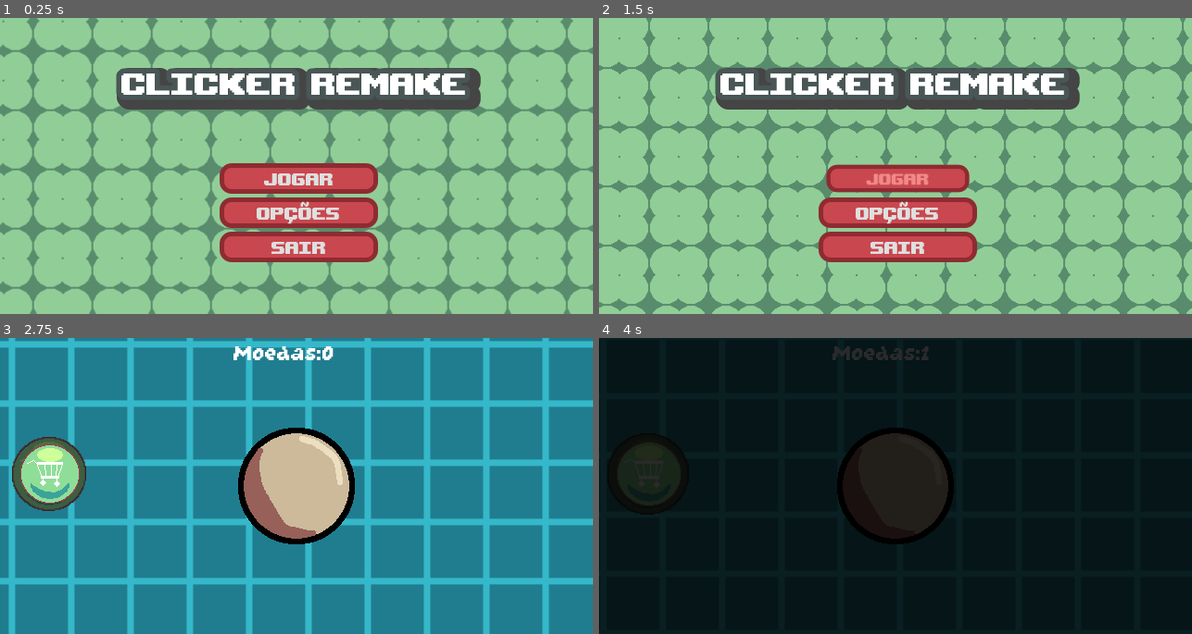
Above: before the commit, frames 1-4 (two rows, left to right).
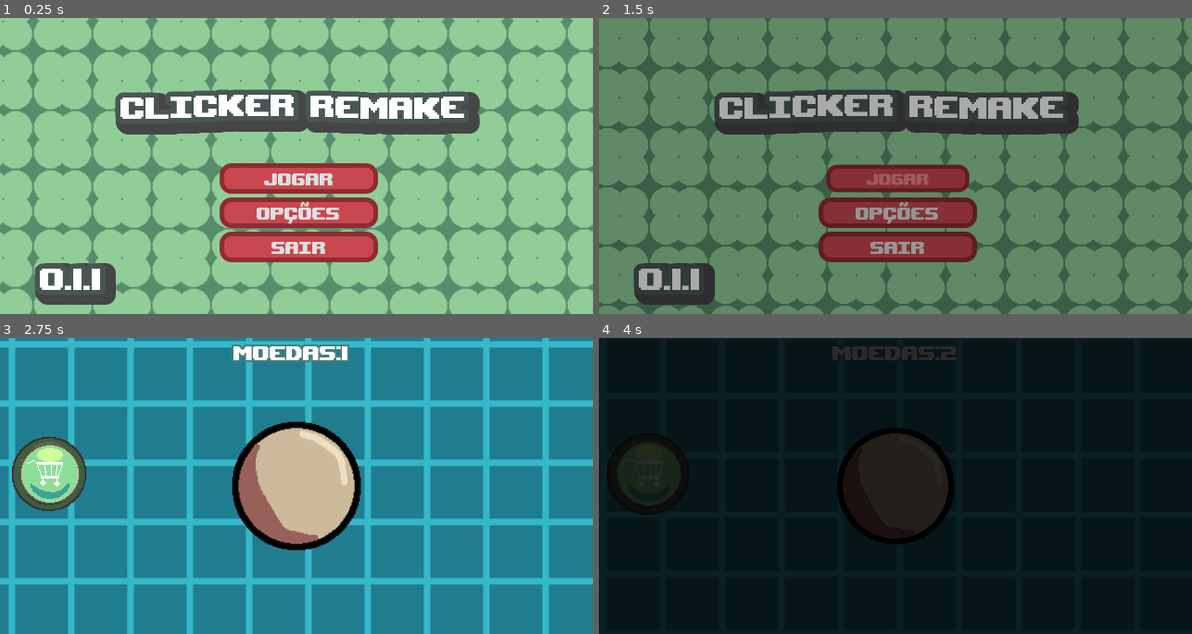
Above: after the commit, the same moments.

Repository: NormyNaoExiste/clicker-remake
Game: Godot game, scene res://Cenas/menu_principal.tscn
Two runs of this game, one before a commit and one after it. Both use one fixed random seed, a clock stepped at 60 frames per second and the inputs below. Before the commit the project has no main scene; this scene is started directly in both runs.
Inputs (mouse positions are in pixels of both pictures, inside the frame that each line leads up to):
- Up to frame 1 (0.25 s): no input
- Up to frame 2 (1.5 s): click "Opções" at 0.5 s; click "Jogar" at 1.25 s
- Up to frame 3 (2.75 s): click (296, 497) at 2 s, where only the run before the commit has a clickable "Jogar"
- Up to frame 4 (4 s): click (895, 486) at 2.75 s; click (646, 474) at 3.5 s

The runs differ from the first frame. In frame 1, 14% of the frame differs, in the area x 5-82%, y 16-97%; in frame 2, 98%, in the area x 0-100%, y 0-100%; in frame 3, 4.0%; in frame 4, 0.4%.

Commit message:
Arrumei a p*** toda

Diff:
--- a/Cenas/jogo.tscn
+++ b/Cenas/jogo.tscn
@@ -6,7 +6,7 @@
 [ext_resource type="Texture2D" uid="uid://dsfucvfv66g6d" path="res://Assets/Shop.png" id="2_03mvh"]
 [ext_resource type="Texture2D" uid="uid://dxnj4xag1srn" path="res://Assets/TiledShaderBG.png" id="2_reiul"]
 [ext_resource type="Script" uid="uid://dvjboovdtakrw" path="res://Scripts/Módulos/TextureButtonModule.gd" id="5_xmmbr"]
-[ext_resource type="FontFile" uid="uid://ha7fphex75yq" path="res://Fontes/GrapeSoda.ttf" id="7_p2wm8"]
+[ext_resource type="FontFile" uid="uid://hovjmv3j7rtg" path="res://Fontes/upheavtt.ttf" id="7_0ekxr"]
 [ext_resource type="PackedScene" uid="uid://bhaxgpb7g1kec" path="res://Cenas/shop_menu.tscn" id="8_p2wm8"]
 [ext_resource type="Script" uid="uid://bs4axo3iyohki" path="res://Scripts/Módulos/ShopUpgradeModule.gd" id="9_r4inx"]
 [ext_resource type="PackedScene" uid="uid://c1d21pv3a3lxf" path="res://Cenas/fade.tscn" id="10_0iqwg"]
@@ -19,8 +19,10 @@
 shader_parameter/direction = 0.1
 
 [sub_resource type="LabelSettings" id="LabelSettings_r4inx"]
-font = ExtResource("7_p2wm8")
+font = ExtResource("7_0ekxr")
 font_size = 30
+outline_size = 8
+outline_color = Color(0.28252545, 0.49561065, 0.47621107, 1)
 
 [node name="Jogo" type="Control" unique_id=1654170905]
 layout_mode = 3
@@ -96,6 +98,7 @@
 metadata/_edit_use_anchors_ = true
 
 [node name="ShopMenu" parent="." unique_id=1088958588 instance=ExtResource("8_p2wm8")]
+visible = false
 layout_mode = 1
 
 [node name="ShopSideButtons" type="VBoxContainer" parent="ShopMenu" unique_id=954783632]
--- a/Cenas/menu_principal.tscn
+++ b/Cenas/menu_principal.tscn
@@ -58,22 +58,28 @@
 texture = ExtResource("2_qa2y2")
 stretch_mode = 1
 
-[node name="RichTextLabel" type="Label" parent="." unique_id=1730865176]
+[node name="RichTextLabel" type="RichTextLabel" parent="." unique_id=1169043143]
 texture_filter = 1
 layout_mode = 1
 anchors_preset = -1
-anchor_left = 0.20500001
-anchor_top = 0.15300001
-anchor_right = 0.78900003
-anchor_bottom = 0.28100002
+anchor_left = 0.14406252
+anchor_top = 0.23112503
+anchor_right = 0.848375
+anchor_bottom = 0.45312506
 offset_left = -0.2000122
 offset_top = 0.0399971
 offset_right = 0.039978027
-offset_bottom = 0.0799942
+offset_bottom = -1.5258789e-05
 grow_horizontal = 2
 grow_vertical = 2
-text = "CLICKER REMAKE"
-label_settings = ExtResource("4_qb56n")
+theme_override_colors/font_outline_color = Color(0.28627452, 0.3372549, 0.33333334, 1)
+theme_override_colors/font_shadow_color = Color(0.27058825, 0.27058825, 0.27058825, 1)
+theme_override_constants/shadow_outline_size = 44
+theme_override_constants/shadow_offset_x = 6
+theme_override_constants/shadow_offset_y = 6
+theme_override_fonts/normal_font = ExtResource("3_qa2y2")
+bbcode_enabled = true
+text = "[font_size=45][outline_size=22][center][wave]Clicker remake"
 metadata/_edit_use_anchors_ = true
 
 [node name="VBoxContainer" type="VBoxContainer" parent="." unique_id=298114053]
@@ -129,8 +135,22 @@
 
 [node name="Fade" parent="." unique_id=312639957 instance=ExtResource("7_6c1me")]
 z_index = 37
-layout_mode = 0
-anchors_preset = 0
+layout_mode = 1
 mouse_filter = 2
 
-[connection signal="pressed" from="VBoxContainer/Play" to="." method="_on_play_pressed"]
+[node name="Timer" type="Timer" parent="Fade" unique_id=956191738]
+
+[node name="Label" type="Label" parent="." unique_id=1034521948]
+layout_mode = 1
+anchors_preset = -1
+anchor_left = 0.06712501
+anchor_top = 0.8120001
+anchor_right = 0.17368752
+anchor_bottom = 0.94075
+offset_left = 0.0399971
+offset_top = 0.15997314
+offset_right = -0.16001129
+offset_bottom = -0.040008545
+text = "0.1.1"
+label_settings = ExtResource("4_qb56n")
+metadata/_edit_use_anchors_ = true
--- a/Scripts/Principal/Clicker.gd
+++ b/Scripts/Principal/Clicker.gd
@@ -8,6 +8,10 @@
 
 var moedas:int = 0
 var ganho:int = 1
+
+
+func _ready() -> void:
+	fadeAnim.play("fade_out")
 
 func _init() -> void:
 	shop = false
--- a/Scripts/Principal/MenuPrincipal.gd
+++ b/Scripts/Principal/MenuPrincipal.gd
@@ -1,12 +1,24 @@
 extends Control
 
 @onready var fadeAnim: AnimationPlayer = $Fade/AnimationPlayer
+@onready var timer: Timer = $Fade/Timer
 
 
 
+@onready var play_button: Button = $VBoxContainer/Play
+@onready var options_button: Button = $VBoxContainer/Options
+
+
+
+func _ready() -> void:
+
+	play_button.pressed.connect(_on_play_pressed)
+	options_button.pressed.connect(_on_options_pressed)
+
+
+func _on_options_pressed():
+	pass
 func _on_play_pressed() -> void:
 	fadeAnim.play("fade_in")
 	await fadeAnim.animation_finished
-	fadeAnim.play("fade_out")
-	await fadeAnim.animation_finished
 	get_tree().change_scene_to_file("res://Cenas/jogo.tscn")
--- a/project.godot
+++ b/project.godot
@@ -11,13 +11,21 @@
 [application]
 
 config/name="Clicker:REMAKE"
+config/description="Um jogo de clicks"
+config/version="0.1.1"
+run/main_scene="uid://ckjld6abg33fv"
 config/features=PackedStringArray("4.6", "Mobile")
+boot_splash/show_image=false
+boot_splash/use_filter=false
 config/icon="res://icon.svg"
 
 [display]
 
 window/size/viewport_width=640
 window/size/viewport_height=320
+window/size/mode=3
+window/stretch/mode="viewport"
+window/stretch/aspect="expand"
 
 [gui]
 
@@ -39,3 +47,4 @@
 
 rendering_device/driver.windows="d3d12"
 renderer/rendering_method="mobile"
+textures/vram_compression/import_etc2_astc=true
Not shown, added: export_presets.cfg
Not shown, added: Builds/Android/cl_remake0.1.1.apk
Not shown, added: Builds/Android/cl_remake0.1.1.apk.idsig
Not shown, added: Builds/Windows/CLREMAKE0.1.1.console.exe
Not shown, added: Builds/Windows/CLREMAKE0.1.1.exe
Not shown, added: Builds/Windows/CLREMAKE0.1.1.pck239672427.tmp
